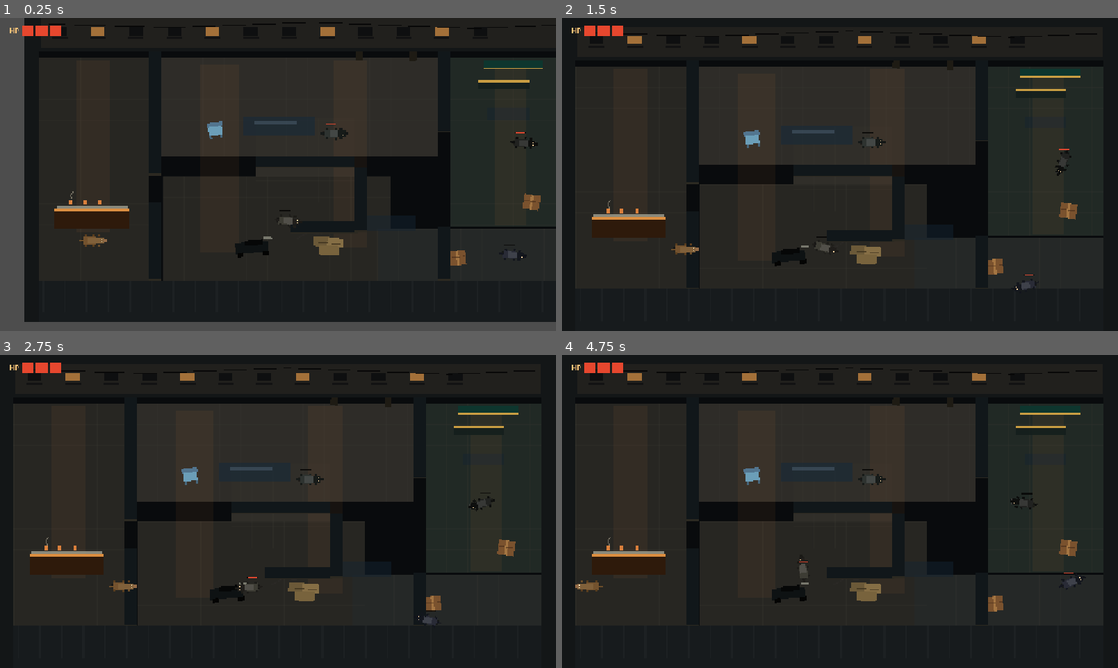
Above: before the commit, frames 1-4 (two rows, left to right).
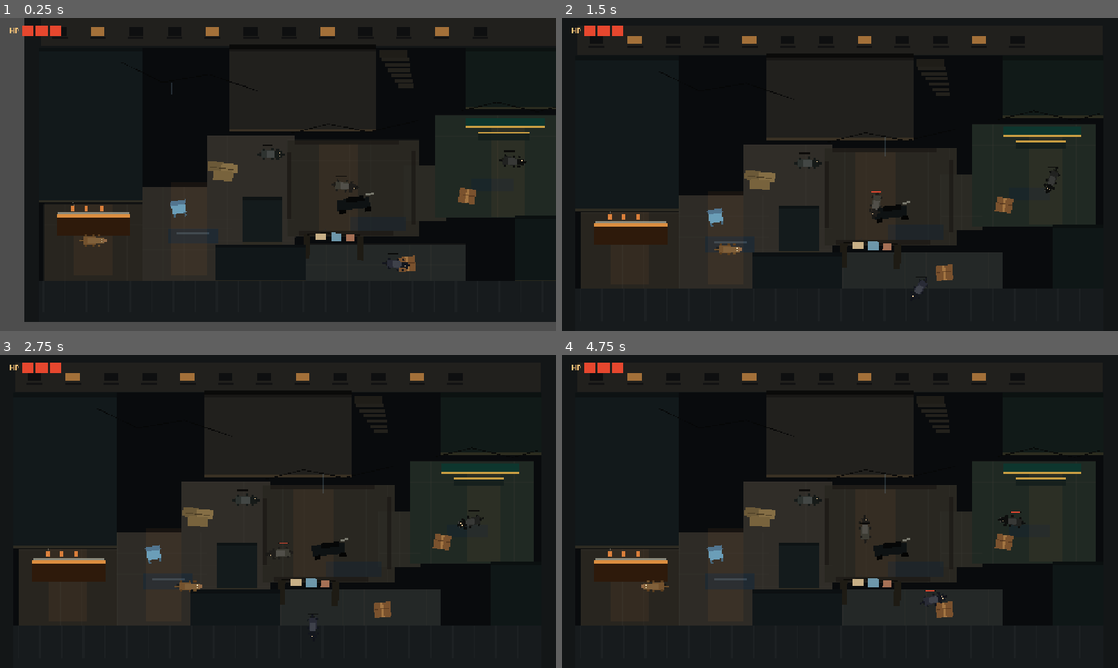
Above: after the commit, the same moments.

Repository: 4m4n5/street-dog
Game: Godot game, scene res://scenes/topdown/main_topdown.tscn
The game is run twice, just before and just after one commit, with the same random seed, the same clock (stepped at 60 frames per second) and the same inputs. This scene is started directly instead of the project's main scene.
Inputs (mouse positions are in pixels of both pictures, inside the frame that each line leads up to):
- Up to frame 1 (0.25 s): no input
- Up to frame 2 (1.5 s): tap Enter at 0.5 s; move the mouse to (962, 158) at 0.52 s; hold D (move_right) 0.53-1.25 s; tap J (attack) at 0.6 s; click (962, 158) at 0.67 s; tap Space (jump) at 0.77 s; drag from (728, 190) to (806, 243) at 1.27 s
- Up to frame 3 (2.75 s): move the mouse to (333, 442) at 2.02 s; hold D (move_right) from 2.03 s (still down); tap B at 2.1 s
- Up to frame 4 (4.75 s): release D (move_right) at 2.75 s; drag from (812, 574) to (851, 480) at 2.77 s; move the mouse to (1006, 558) at 3.52 s; hold A (move_left) 3.53-4.25 s; tap E at 3.6 s; tap Space (jump) at 3.77 s; drag from (673, 464) to (1029, 592) at 4.27 s

The runs differ from the first frame. In frame 1, 24% of the frame differs, in the area x 7-100%, y 1-84%; in frame 2, 25%; in frame 3, 25%; in frame 4, 26%, in the area x 2-98%, y 4-87%.

Commit message:
feat: rebuild topdown arena as gully network

Diff:
--- a/scripts/topdown/arena_mumbai_gully.gd
+++ b/scripts/topdown/arena_mumbai_gully.gd
@@ -61,30 +61,27 @@
 	_clear_children(_dressing)
 
 	var size := Vector2(tuning.arena_width, tuning.arena_height)
-	var top_bottom_depth := 96.0
-	var left_right_depth := tuning.wall_inset
+	var top_depth := 88.0
+	var bottom_depth := 92.0
+	var side_depth := tuning.wall_inset
 	_add_rect(_surface, "RainDarkAsphalt", Vector2.ZERO, size, Color("#090B0D"), -20)
-	_add_floor_zone("SpawnFootholdWetPavers", Vector2(32.0, 112.0), Vector2(254.0, 512.0), Color("#272622"))
-	_add_floor_zone("MainWetLane", Vector2(314.0, 112.0), Vector2(638.0, 226.0), Color("#2E2C28"))
-	_add_floor_zone("ForkTJunction", Vector2(532.0, 250.0), Vector2(228.0, 194.0), Color("#302E29"))
-	_add_floor_zone("CourtyardWell", Vector2(318.0, 384.0), Vector2(522.0, 240.0), Color("#272622"))
-	_add_floor_zone("BESTAlcove", Vector2(980.0, 112.0), Vector2(268.0, 388.0), Color(0.13, 0.16, 0.145, 1.0))
-	_add_floor_zone("SideLoopLane", Vector2(812.0, 506.0), Vector2(436.0, 118.0), Color("#252827"))
-
-	_add_boundary("BoundaryTop_ChawlWall", Vector2.ZERO, Vector2(tuning.arena_width, top_bottom_depth), tuning.gully_wall_color)
-	_add_boundary("BoundaryBottom_CorrugatedLip", Vector2(0.0, tuning.arena_height - top_bottom_depth), Vector2(tuning.arena_width, top_bottom_depth), tuning.corrugated_lip_color)
-	_add_boundary("BoundaryLeft_NarrowGully", Vector2.ZERO, Vector2(tuning.wall_inset, tuning.arena_height), tuning.gully_wall_color)
-	_add_boundary("BoundaryRight_NarrowGully", Vector2(tuning.arena_width - left_right_depth, 0.0), Vector2(left_right_depth, tuning.arena_height), tuning.gully_wall_color)
-
-	_add_internal_wall("SpawnPartition_North", Vector2(286.0, 96.0), Vector2(28.0, 286.0))
-	_add_internal_wall("SpawnPartition_South", Vector2(286.0, 444.0), Vector2(28.0, 180.0))
-	_add_internal_wall("ForkDivider_Upper", Vector2(532.0, 338.0), Vector2(228.0, 28.0))
-	_add_internal_wall("ForkDivider_Lower", Vector2(760.0, 366.0), Vector2(28.0, 146.0))
-	_add_internal_wall("BusPartition_North", Vector2(952.0, 96.0), Vector2(28.0, 188.0))
-	_add_internal_wall("BusPartition_South", Vector2(952.0, 500.0), Vector2(28.0, 124.0))
-	_add_internal_wall("LoopIsland_ScooterWall", Vector2(610.0, 488.0), Vector2(156.0, 28.0))
+	_add_floor_zone("Node_NukkadChaiFoothold", Vector2(44.0, 448.0), Vector2(228.0, 180.0), Color("#28251F"))
+	_add_floor_zone("Lane_MainGullyWetRun", Vector2(270.0, 408.0), Vector2(206.0, 220.0), Color("#2E2B26"))
+	_add_floor_zone("Node_GullyFork", Vector2(418.0, 292.0), Vector2(204.0, 248.0), Color("#302D28"))
+	_add_floor_zone("Node_WadiChowk", Vector2(604.0, 300.0), Vector2(304.0, 224.0), Color("#292721"))
+	_add_floor_zone("Lane_ByLaneLaundryCut", Vector2(646.0, 540.0), Vector2(368.0, 88.0), Color("#242827"))
+	_add_floor_zone("Lane_WadiToBestMouth", Vector2(872.0, 360.0), Vector2(96.0, 128.0), Color("#2B2A24"))
+	_add_floor_zone("Node_BESTChowkBusStrip", Vector2(944.0, 244.0), Vector2(284.0, 236.0), Color("#202923"))
+
+	_add_boundary("BoundaryTop_ChawlSkyline", Vector2.ZERO, Vector2(tuning.arena_width, top_depth), tuning.gully_wall_color)
+	_add_boundary("BoundaryBottom_CorrugatedShopEdge", Vector2(0.0, tuning.arena_height - bottom_depth), Vector2(tuning.arena_width, bottom_depth), tuning.corrugated_lip_color)
+	_add_boundary("BoundaryLeft_Shopbacks", Vector2.ZERO, Vector2(side_depth, tuning.arena_height), tuning.gully_wall_color)
+	_add_boundary("BoundaryRight_BusDepotEdge", Vector2(tuning.arena_width - side_depth, 0.0), Vector2(side_depth, tuning.arena_height), tuning.gully_wall_color)
+	_add_building_footprints()
 
 	_add_chawl_wall()
+	_add_chawl_stairs()
+	_add_wire_drip_elements()
 	_add_puddles()
 	_add_best_stop_stripe()
 	_add_corrugated_lip()
@@ -93,24 +90,24 @@
 
 func _build_props() -> void:
 	_clear_children(_props)
-	_spawn_prop(PROP_CHAI_COUNTER_SCENE, "ChaiStallCounter", Vector2(154.0, 482.0))
-	_spawn_prop(PROP_PLASTIC_CHAIR_SCENE, "PlasticChair_MainLane", Vector2(438.0, 278.0), -0.12)
-	_spawn_prop(PROP_GUNNY_SACKS_SCENE, "GunnySacks_Courtyard", Vector2(700.0, 544.0), 0.04)
-	_spawn_prop(PROP_SCOOTER_SCENE, "ParkedScooter_Courtyard", Vector2(526.0, 548.0), -0.08)
-	_spawn_prop(PROP_BEST_BENCH_SCENE, "BESTBench_BusStop", Vector2(1102.0, 174.0))
-	_spawn_prop(PROP_CARDBOARD_BOX_SCENE, "CardboardBox_BusStop", Vector2(1166.0, 444.0), 0.15)
-	_spawn_prop(PROP_CARDBOARD_BOX_SCENE, "CardboardBox_LowerLoop", Vector2(996.0, 572.0), -0.10)
-	_spawn_prop(PROP_LAUNDRY_LINE_SCENE, "LaundryLinePoles_Loggia", Vector2(832.0, 90.0), 0.03)
+	_spawn_prop(PROP_CHAI_COUNTER_SCENE, "ChaiStallCounter_Nukkad", Vector2(158.0, 496.0))
+	_spawn_prop(PROP_PLASTIC_CHAIR_SCENE, "PlasticChair_MainGullyMouth", Vector2(354.0, 458.0), -0.16)
+	_spawn_prop(PROP_GUNNY_SACKS_SCENE, "GunnySacks_ForkShoulder", Vector2(456.0, 372.0), 0.08)
+	_spawn_prop(PROP_SCOOTER_SCENE, "ParkedScooter_WadiEdge", Vector2(760.0, 448.0), -0.10)
+	_spawn_prop(PROP_BEST_BENCH_SCENE, "BESTBench_ChowkStrip", Vector2(1102.0, 292.0))
+	_spawn_prop(PROP_CARDBOARD_BOX_SCENE, "CardboardBox_BESTCurb", Vector2(1018.0, 430.0), 0.15)
+	_spawn_prop(PROP_CARDBOARD_BOX_SCENE, "CardboardBox_ByLaneRear", Vector2(880.0, 586.0), -0.10)
+	_spawn_prop(PROP_LAUNDRY_LINE_SCENE, "LaundryLinePoles_ByLaneMouth", Vector2(710.0, 548.0), 0.03)
 
 
 func _position_markers() -> void:
 	_set_marker_position("Spawn", tuning.spawn_player)
-	_set_marker_position("RivalSpawn_Stray", Vector2(592.0, 486.0))
-	_set_marker_position("RivalSpawn_Sentry", Vector2(704.0, 286.0))
-	_set_marker_position("RivalSpawn_Racer", Vector2(1084.0, 562.0))
-	_set_marker_position("RivalSpawn_Bully", Vector2(1118.0, 306.0))
-	_set_marker_position("RivalSpawn_A", tuning.spawn_rival_a)
-	_set_marker_position("RivalSpawn_B", tuning.spawn_rival_b)
+	_set_marker_position("RivalSpawn_Stray", Vector2(704.0, 404.0))
+	_set_marker_position("RivalSpawn_Sentry", Vector2(558.0, 334.0))
+	_set_marker_position("RivalSpawn_Racer", Vector2(846.0, 586.0))
+	_set_marker_position("RivalSpawn_Bully", Vector2(1092.0, 348.0))
+	_set_marker_position("RivalSpawn_A", Vector2(704.0, 404.0))
+	_set_marker_position("RivalSpawn_B", Vector2(1092.0, 348.0))
 
 
 func _spawn_rivals() -> void:
@@ -176,15 +173,15 @@
 func _fallback_spawn_for_archetype(archetype_id: StringName) -> Vector2:
 	match archetype_id:
 		&"stray":
-			return Vector2(592.0, 486.0)
+			return Vector2(704.0, 404.0)
 		&"sentry":
-			return Vector2(704.0, 286.0)
+			return Vector2(558.0, 334.0)
 		&"racer":
-			return Vector2(1084.0, 562.0)
+			return Vector2(846.0, 586.0)
 		&"bully":
-			return Vector2(1118.0, 306.0)
+			return Vector2(1092.0, 348.0)
 		_:
-			return Vector2(592.0, 486.0)
+			return Vector2(704.0, 404.0)
 
 
 func _spawn_prop(scene: PackedScene, node_name: String, spawn_position: Vector2, rotation_radians: float = 0.0) -> Node2D:
@@ -215,54 +212,98 @@
 	return body
 
 
-func _add_internal_wall(body_name: String, position: Vector2, size: Vector2) -> StaticBody2D:
-	var wall := _add_boundary(body_name, position, size, Color("#11171A"))
-	_add_rect(wall, "WetEdge", Vector2(0.0, size.y - 4.0), Vector2(size.x, 4.0), Color(0.95, 0.68, 0.34, 0.12), 1)
-	return wall
-
-
 func _add_floor_zone(node_name: String, position: Vector2, size: Vector2, color: Color) -> void:
 	_add_rect(_surface, node_name, position, size, color, -12)
 	_add_paver_joints(_surface, position, size)
 
 
+func _add_building_footprints() -> void:
+	_add_footprint("Footprint_WestShopBlock_ChaiShoulder", Vector2(32.0, 88.0), Vector2(238.0, 356.0), Color("#12191B"))
+	_add_footprint("Footprint_NorthChawl_LongFacade", Vector2(470.0, 88.0), Vector2(338.0, 192.0), tuning.chawl_wall_color)
+	_add_footprint("Footprint_EastChawl_BusBack", Vector2(1014.0, 88.0), Vector2(234.0, 142.0), Color("#111A18"))
+	_add_footprint("Footprint_ForkCornerClinic", Vector2(500.0, 432.0), Vector2(92.0, 108.0), Color("#141B1C"))
+	_add_footprint("Footprint_WadiSouthWorkshop", Vector2(438.0, 540.0), Vector2(208.0, 88.0), Color("#111719"))
+	_add_footprint("Footprint_BESTDepotKiosk", Vector2(1128.0, 474.0), Vector2(120.0, 154.0), Color("#0F1717"))
+
+
+func _add_footprint(body_name: String, position: Vector2, size: Vector2, color: Color) -> StaticBody2D:
+	var body := _add_boundary(body_name, position, size, color)
+	_add_rect(body, "OpenSkyShadow", Vector2.ZERO, Vector2(size.x, 8.0), Color(0.0, 0.0, 0.0, 0.28), 1)
+	_add_rect(body, "WetFacadeLip", Vector2(0.0, size.y - 5.0), Vector2(size.x, 5.0), Color(0.95, 0.68, 0.34, 0.12), 1)
+	return body
+
+
 func _add_chawl_wall() -> void:
 	var wall_margin := 36.0
 	var wall_width := tuning.arena_width - wall_margin * 2.0
-	_add_rect(_dressing, "ChawlWall_WetPlaster", Vector2(wall_margin, 20.0), Vector2(wall_width, 70.0), tuning.chawl_wall_color, 12)
-	_add_line(_dressing, "ChawlWire_Main", PackedVector2Array([
-		Vector2(54.0, 34.0),
-		Vector2(338.0, 42.0),
-		Vector2(662.0, 30.0),
-		Vector2(1034.0, 44.0),
-		Vector2(1232.0, 36.0),
-	]), 2.0, Color(0.025, 0.025, 0.025, 0.92), 14)
+	_add_rect(_dressing, "ChawlFacade_WetPlaster", Vector2(wall_margin, 18.0), Vector2(wall_width, 66.0), tuning.chawl_wall_color, 12)
+	_add_rect(_dressing, "ChawlLoggia_DarkRail", Vector2(470.0, 82.0), Vector2(338.0, 10.0), Color(0.035, 0.035, 0.032, 0.92), 15)
 	var window_count := maxi(10, int((wall_width - 70.0) / 88.0))
 	for i in range(window_count):
 		var x := 64.0 + float(i) * 88.0
 		var lit := i % 3 == 1
 		var color := Color(0.9, 0.6, 0.28, 0.66) if lit else Color(0.055, 0.06, 0.065, 1.0)
 		_add_rect(_dressing, "ChawlWindow_%02d" % i, Vector2(x, 40.0), Vector2(32.0, 20.0), color, 13)
-		_add_rect(_dressing, "WindowDrip_%02d" % i, Vector2(x - 2.0, 64.0), Vector2(36.0, 4.0), Color(0.05, 0.055, 0.06, 0.75), 13)
+		_add_rect(_dressing, "WindowDripLip_%02d" % i, Vector2(x - 2.0, 64.0), Vector2(36.0, 4.0), Color(0.05, 0.055, 0.06, 0.75), 13)
+
+
+func _add_chawl_stairs() -> void:
+	_add_rect(_dressing, "ChawlLoggiaStair_Landing", Vector2(816.0, 94.0), Vector2(64.0, 18.0), Color(0.13, 0.12, 0.10, 0.92), 12)
+	for i in range(6):
+		var step_position := Vector2(820.0 + float(i) * 8.0, 112.0 + float(i) * 12.0)
+		var step_size := Vector2(64.0 - float(i) * 6.0, 8.0)
+		_add_rect(_dressing, "ChawlLoggiaStair_Step_%02d" % i, step_position, step_size, Color(0.15, 0.14, 0.12, 0.88), 12)
+
+	var ring_color := Color(0.11, 0.10, 0.085, 0.78)
+	_add_rect(_dressing, "WadiRingStep_North", Vector2(622.0, 300.0), Vector2(240.0, 10.0), ring_color, 2)
+	_add_rect(_dressing, "WadiRingStep_South", Vector2(630.0, 510.0), Vector2(218.0, 10.0), ring_color, 2)
+	_add_rect(_dressing, "WadiRingStep_West", Vector2(604.0, 330.0), Vector2(10.0, 152.0), ring_color, 2)
+	_add_rect(_dressing, "WadiRingStep_East", Vector2(890.0, 326.0), Vector2(10.0, 168.0), ring_color, 2)
+
+
+func _add_wire_drip_elements() -> void:
+	_add_line(_dressing, "WireTangle_NukkadToFork", PackedVector2Array([
+		Vector2(222.0, 122.0),
+		Vector2(316.0, 168.0),
+		Vector2(424.0, 150.0),
+		Vector2(536.0, 188.0),
+	]), 2.0, Color(0.025, 0.025, 0.025, 0.92), 14)
+	_add_line(_dressing, "WireTangle_WadiLaundry", PackedVector2Array([
+		Vector2(610.0, 286.0),
+		Vector2(698.0, 264.0),
+		Vector2(792.0, 282.0),
+		Vector2(906.0, 256.0),
+	]), 2.0, Color(0.025, 0.025, 0.025, 0.9), 14)
+	_add_line(_dressing, "WireTangle_BESTChowk", PackedVector2Array([
+		Vector2(1004.0, 234.0),
+		Vector2(1086.0, 214.0),
+		Vector2(1180.0, 236.0),
+		Vector2(1238.0, 220.0),
+	]), 2.0, Color(0.025, 0.025, 0.025, 0.88), 14)
+
+	var drip_color := Color(0.42, 0.52, 0.58, 0.28)
+	_add_line(_dressing, "WireDrip_Nukkad_00", PackedVector2Array([Vector2(338.0, 168.0), Vector2(338.0, 196.0)]), 1.0, drip_color, 13)
+	_add_line(_dressing, "WireDrip_Wadi_00", PackedVector2Array([Vector2(744.0, 274.0), Vector2(744.0, 318.0)]), 1.0, drip_color, 13)
+	_add_line(_dressing, "WireDrip_BEST_00", PackedVector2Array([Vector2(1136.0, 226.0), Vector2(1136.0, 264.0)]), 1.0, drip_color, 13)
 
 
 func _add_puddles() -> void:
-	_add_rect(_dressing, "Puddle_MainLaneBlueGrey", Vector2(504.0, 248.0), Vector2(164.0, 42.0), tuning.puddle_color, -3)
-	_add_rect(_dressing, "Puddle_MainLaneSheen", Vector2(530.0, 258.0), Vector2(96.0, 7.0), Color(0.5, 0.62, 0.72, 0.24), -2)
-	_add_rect(_dressing, "Puddle_CourtyardWide", Vector2(768.0, 474.0), Vector2(132.0, 36.0), Color(0.08, 0.14, 0.19, 0.5), -3)
-	_add_rect(_dressing, "Puddle_BusStopCurb", Vector2(1064.0, 226.0), Vector2(96.0, 28.0), Color(0.08, 0.14, 0.19, 0.48), -3)
+	_add_rect(_dressing, "Puddle_MainGullyBlueGrey", Vector2(330.0, 504.0), Vector2(114.0, 34.0), tuning.puddle_color, -3)
+	_add_rect(_dressing, "Puddle_MainGullySheen", Vector2(350.0, 512.0), Vector2(74.0, 6.0), Color(0.5, 0.62, 0.72, 0.24), -2)
+	_add_rect(_dressing, "Puddle_WadiWide", Vector2(750.0, 476.0), Vector2(128.0, 34.0), Color(0.08, 0.14, 0.19, 0.5), -3)
+	_add_rect(_dressing, "Puddle_BESTCurb", Vector2(1028.0, 390.0), Vector2(96.0, 28.0), Color(0.08, 0.14, 0.19, 0.48), -3)
 	_add_line(_dressing, "PuddleCrack", PackedVector2Array([
-		Vector2(704.0, 508.0),
-		Vector2(678.0, 518.0),
-		Vector2(654.0, 512.0),
-		Vector2(626.0, 528.0),
+		Vector2(692.0, 506.0),
+		Vector2(670.0, 518.0),
+		Vector2(642.0, 512.0),
+		Vector2(616.0, 528.0),
 	]), 2.0, Color(0.18, 0.17, 0.16, 0.65), -1)
 
 
 func _add_best_stop_stripe() -> void:
-	var stop_x := 1056.0
-	_add_rect(_dressing, "BESTStop_GreenStripe", Vector2(stop_x, 118.0), Vector2(136.0, 16.0), tuning.best_green_color, 3)
-	_add_rect(_dressing, "BESTStop_AmberTrim", Vector2(stop_x, 134.0), Vector2(136.0, 4.0), Color(0.88, 0.68, 0.28, 0.88), 4)
+	var stop_x := 1016.0
+	_add_rect(_dressing, "BESTStop_GreenStripe", Vector2(stop_x, 250.0), Vector2(180.0, 18.0), tuning.best_green_color, 3)
+	_add_rect(_dressing, "BESTStop_AmberTrim", Vector2(stop_x, 268.0), Vector2(180.0, 4.0), Color(0.88, 0.68, 0.28, 0.88), 4)
 
 
 func _add_corrugated_lip() -> void:
@@ -277,10 +318,10 @@
 
 func _add_light_slices() -> void:
 	var pools := [
-		Rect2(118.0, 118.0, 78.0, 396.0),
-		Rect2(404.0, 128.0, 88.0, 430.0),
-		Rect2(710.0, 118.0, 78.0, 430.0),
-		Rect2(1082.0, 128.0, 72.0, 370.0),
+		Rect2(112.0, 448.0, 88.0, 164.0),
+		Rect2(336.0, 398.0, 82.0, 214.0),
+		Rect2(676.0, 308.0, 92.0, 208.0),
+		Rect2(1074.0, 252.0, 78.0, 224.0),
 	]
 	for i in range(pools.size()):
 		var rect := pools[i] as Rect2
